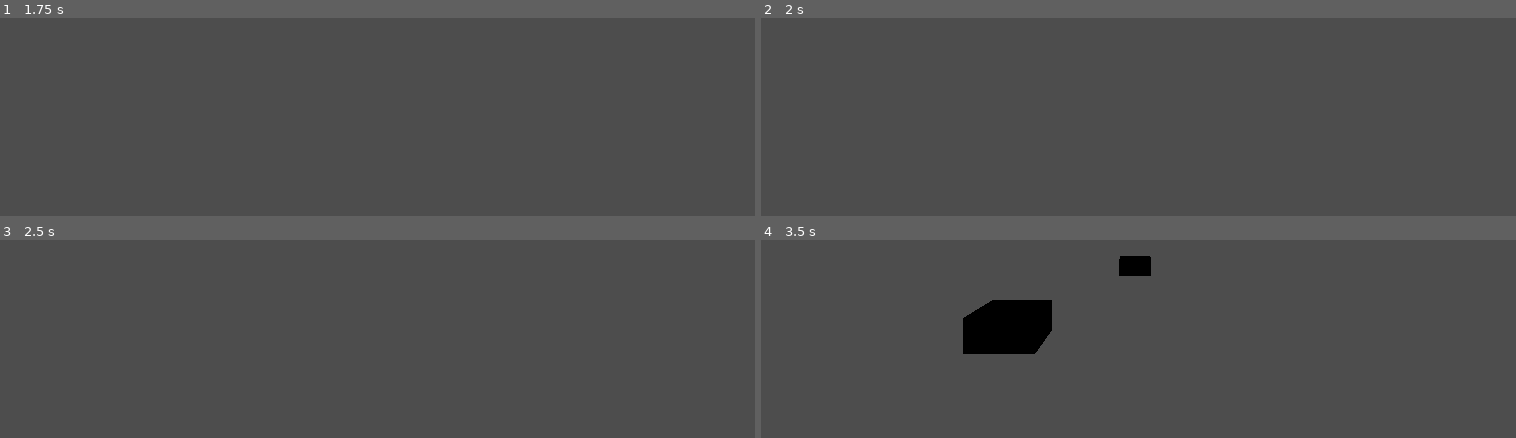
Above: before the commit, frames 1-4 (two rows, left to right).
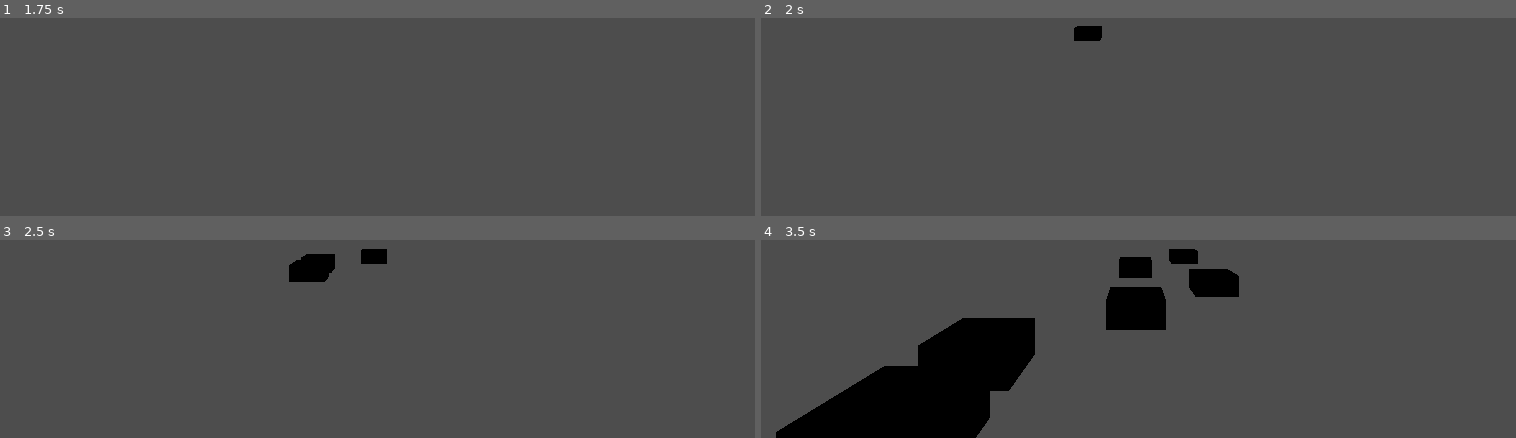
Above: after the commit, the same moments.

Repository: RespiradorProfesional/Solo-of-the-Fallen
Game: Godot game, scene res://scenes/battle/battle_base.tscn
The game is run twice, just before and just after one commit, with the same random seed, the same clock (stepped at 60 frames per second) and the same inputs. The project has no main scene, so this scene is started directly.
Inputs:
- Up to frame 1 (1.75 s): tap Enter at 0.5 s; hold D (right_carril_D) 0.53-1.28 s; tap S (mid_carril_S) at 0.6 s; tap Space (test) at 1.25 s; hold A (left_carril_A) from 1.28 s (still down); tap W (mid_carril_W) at 1.35 s
- Up to frame 2 (2 s): keep holding A (left_carril_A)
- Up to frame 3 (2.5 s): tap Enter at 2 s; release A (left_carril_A) at 2.03 s; hold D (right_carril_D) from 2.03 s (still down); tap Space (test) at 2.1 s
- Up to frame 4 (3.5 s): keep holding D (right_carril_D); tap S (mid_carril_S) at 2.85 s

Frame 1 is identical in both runs. In frame 2, 0.3% of the frame differs, in the area x 41-46%, y 4-12%; in frame 3, 1.0%; in frame 4, 14%, in the area x 1-64%, y 4-100%.

Commit message:
easd

Diff:
--- a/solo-of-the-fallen/scenes/battle/battle_base.tscn
+++ b/solo-of-the-fallen/scenes/battle/battle_base.tscn
@@ -11,7 +11,6 @@
 
 [node name="Note manager" parent="." instance=ExtResource("2_6rh61")]
 transform = Transform3D(1, 0, 0, 0, 1, 0, 0, 0, 1, 0, 0, -9.83536)
-time_travel = 0.5
 
 [node name="Node3D" parent="." instance=ExtResource("3_if5ie")]
 
